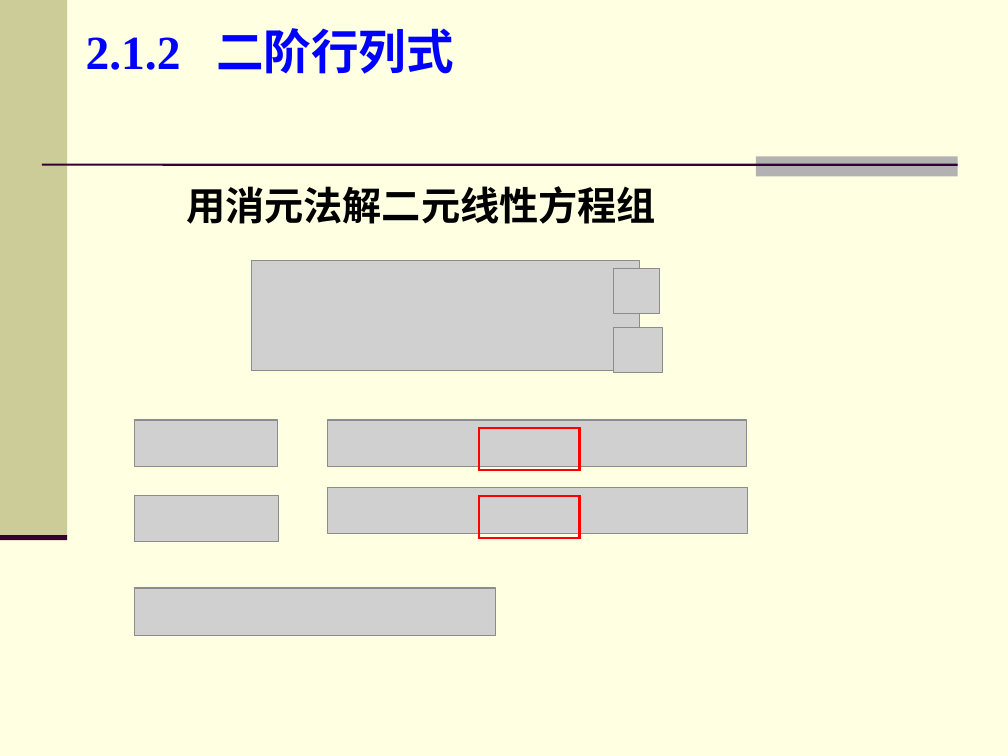
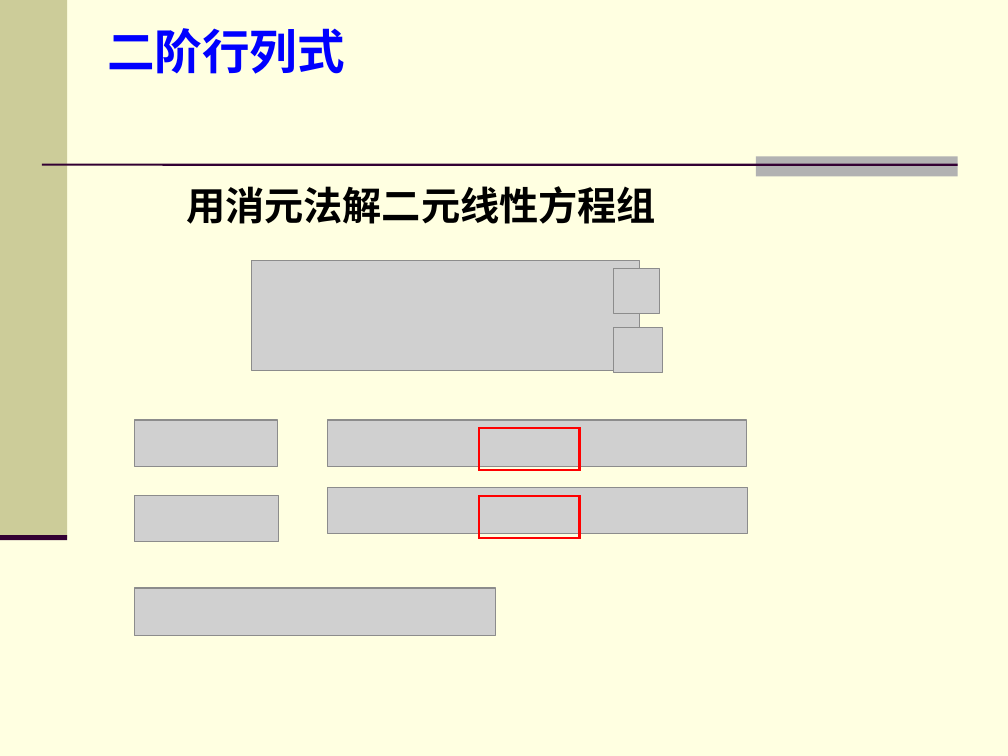
Before and after one commit to zhangbiaomath/zhangbiaomath.github.io, a slide deck: slide 2 of teaching/gaodai/课件/第2章-行列式.ppt. Drawn at 1008x756 pixels with LibreOffice and Linux fonts; fonts in the diff are those of the drawing; grey boxes stand for pictures. Boxes give left, top, right and bottom in pixels: in the first picture for what was removed or moved away, otherwise in the second. Text is boxed around its words. In the diff, an @@ line names an element or a change of style, - is before the commit and + after.

```diff
--- a/teaching/gaodai/课件/第2章-行列式.ppt
+++ b/teaching/gaodai/课件/第2章-行列式.ppt
@@ title at (x1=107, y1=28, x2=345, y2=74): text changed @@
-2.1.2 二阶行列式
+二阶行列式
```
Also in this commit, not shown: 35 other slides changed, 3 other files.
